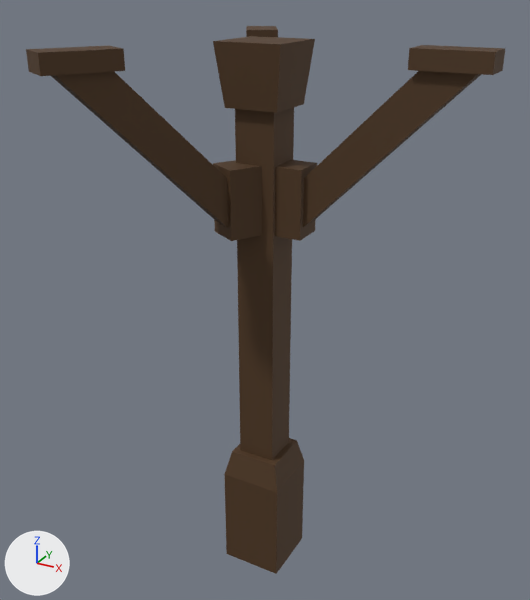
Two versions of the glTF model Assets/3D_Models/Column Modular Pieces.glb, one commit apart.
Both versions are drawn from a 50 mm lens placed at (2.49, -4.53, 4.68), pointed at (0.02, -0.03, 2.43). The lights are fixed; the arrows at lower left show +X, +Y and +Z. Where no turn or scale is listed for an object, it has been applied to the vertices. Vertices at the same position are counted once.

The first picture shows 'Base', 'Base.001', 'Simple', 'Simple.001', 'Simple.002', 'Simple.003', 'Support', 'Support.001', 'Top', 'Top.001'.
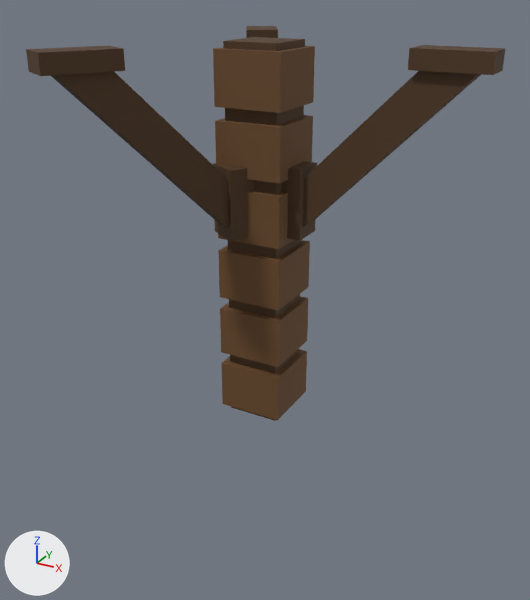
The newer file is also turned or shifted as a whole; pictures and numbers use the older file's frame.

What changed in the scene script:
```text
Change me_simple:
    where me_simple.from_pydata(...)  # 8 vertices, 12 faces; spans x -0.25..0.25, y -0.25..0.25, z 0.0..0.86
    me_simple part 1
    me_simple.vertices[0].co: (-0.25, 0.25, 0.0) -> (-0.2, 0.2, 1.5)
    me_simple.vertices[1].co: (-0.25, -0.25, 0.0) -> (-0.2, -0.2, 1.5)  # pixel (226, 553) -> pixel (231, 407)
    me_simple.vertices[2].co: (0.25, -0.25, 0.0) -> (0.2, -0.2, 1.5)  # pixel (276, 573) -> pixel (274, 420)
    me_simple.vertices[3].co: (0.25, 0.25, 0.0) -> (0.2, 0.2, 1.5)  # pixel (302, 538) -> not seen
    me_simple.vertices[4].co: (0.25, 0.25, 0.86) -> (0.2, 0.2, 4.3)  # pixel (304, 459) -> pixel (305, 39)
    me_simple.vertices[5].co: (0.25, -0.25, 0.86) -> (0.2, -0.2, 4.3)  # pixel (277, 492) -> pixel (277, 43)
    me_simple.vertices[6].co: (-0.25, -0.25, 0.86) -> (-0.2, -0.2, 4.3)  # pixel (224, 474) -> pixel (223, 41)
    me_simple.vertices[7].co: (-0.25, 0.25, 0.86) -> (-0.2, 0.2, 4.3)  # not seen -> pixel (253, 37)
Change me_simple_001:
    where me_simple_001.from_pydata(...)  # 8 vertices, 12 faces; spans x -0.25..0.25, y -0.25..0.25, z 0.0..0.215
    remove me_simple_001.materials.append(mat_sticks_and_stones_mat_0_0_1_000)  # brown #4e351b
    me_simple_001 part 2
    me_simple_001.vertices[0].co: (-0.25, 0.25, 0.0) -> (-0.25, 0.25, 1.06)
    me_simple_001.vertices[1].co: (-0.25, -0.25, 0.0) -> (-0.25, -0.25, 1.06)  # pixel (224, 474) -> pixel (221, 362)
    me_simple_001.vertices[2].co: (0.25, -0.25, 0.0) -> (-0.25, -0.25, 0.687)  # pixel (277, 492) -> pixel (222, 403)
    me_simple_001.vertices[3].co: (0.25, 0.25, 0.0) -> (-0.25, 0.25, 0.687)  # pixel (304, 459) -> not seen
    me_simple_001.vertices[4].co: (0.2, 0.2, 0.215) -> (0.25, 0.25, 0.687)  # pixel (296, 440) -> pixel (305, 391)
    me_simple_001.vertices[5].co: (0.2, -0.2, 0.215) -> (0.25, -0.25, 0.687)  # pixel (274, 465) -> pixel (277, 420)
    me_simple_001.vertices[6].co: (-0.2, -0.2, 0.215) -> (0.25, -0.25, 1.06)  # pixel (232, 451) -> pixel (277, 378)
    me_simple_001.vertices[7].co: (-0.2, 0.2, 0.215) -> (0.25, 0.25, 1.06)  # not seen -> pixel (306, 351)
    add me_simple_001.materials.append(mat_sticks_and_stones_mat_1_1_1_000)  # brown #6a4927
Change me_simple_002:
    where me_simple_002.from_pydata(...)  # 8 vertices, 12 faces; spans x -0.15..0.15, y -0.15..0.15, z 0.0..2.8
    remove me_simple_002.materials.append(mat_sticks_and_stones_mat_0_0_1_000)  # brown #4e351b
    me_simple_002 part 3
    me_simple_002.vertices[0].co: (-0.15, 0.15, 0.0) -> (-0.25, 0.25, 1.31)
    me_simple_002.vertices[1].co: (-0.15, -0.15, 0.0) -> (-0.25, -0.25, 1.31)  # pixel (240, 449) -> pixel (219, 308)
    me_simple_002.vertices[2].co: (0.15, -0.15, 0.0) -> (-0.25, -0.25, 0.94)  # pixel (272, 460) -> pixel (221, 352)
    me_simple_002.vertices[3].co: (0.15, 0.15, 0.0) -> (-0.25, 0.25, 0.94)  # pixel (288, 441) -> not seen
    me_simple_002.vertices[4].co: (0.15, 0.15, 2.8) -> (0.25, 0.25, 0.94)  # not seen -> pixel (307, 340)
    me_simple_002.vertices[5].co: (0.15, -0.15, 2.8) -> (0.25, -0.25, 0.94)  # pixel (273, 111) -> pixel (278, 367)
    me_simple_002.vertices[6].co: (-0.15, -0.15, 2.8) -> (0.25, -0.25, 1.31)  # not seen -> pixel (278, 322)
    me_simple_002.vertices[7].co: (-0.15, 0.15, 2.8) -> (0.25, 0.25, 1.31)  # not seen -> pixel (308, 298)
    add me_simple_002.materials.append(mat_sticks_and_stones_mat_1_1_1_000)  # brown #6a4927
Change me_simple_003:
    where me_simple_003.from_pydata(...)  # 8 vertices, 12 faces; spans x -0.25..0.25, y -0.25..0.25, z 0.0..0.43
    remove me_simple_003.materials.append(mat_sticks_and_stones_mat_0_0_1_000)  # brown #4e351b
    me_simple_003 part 4
    me_simple_003.vertices[0].co: (0.25, 0.25, 0.43) -> (-0.25, 0.25, -1.017)  # pixel (315, 38) -> not seen
    me_simple_003.vertices[1].co: (0.25, -0.25, 0.43) -> (-0.25, -0.25, -1.017)  # pixel (280, 44) -> pixel (218, 250)
    me_simple_003.vertices[2].co: (-0.25, -0.25, 0.43) -> (-0.25, -0.25, -1.39)  # pixel (212, 41) -> pixel (219, 297)
    me_simple_003.vertices[3].co: (-0.25, 0.25, 0.43) -> (-0.25, 0.25, -1.39)  # pixel (250, 36) -> not seen
    me_simple_003.vertices[4].co: (-0.2, 0.2, 0.0) -> (0.25, 0.25, -1.39)  # not seen -> pixel (308, 287)
    me_simple_003.vertices[5].co: (-0.2, -0.2, 0.0) -> (0.25, -0.25, -1.39)  # pixel (224, 108) -> pixel (278, 310)
    me_simple_003.vertices[6].co: (0.2, -0.2, 0.0) -> (0.25, -0.25, -1.017)  # pixel (276, 112) -> pixel (278, 262)
    me_simple_003.vertices[7].co: (0.2, 0.2, 0.0) -> (0.25, 0.25, -1.017)  # pixel (303, 104) -> pixel (309, 241)
    add me_simple_003.materials.append(mat_sticks_and_stones_mat_1_1_1_000)  # brown #6a4927
Add ob_simple_006:
    ob_simple_006 = bpy.data.objects.new('Simple.006', me_simple_006)  # a box spanning x -0.25..0.25, y -0.25..0.25, z -0.187..0.187; in mat_sticks_and_stones_mat_1_1_1_000 (brown #6a4927)
    ob_simple_006.location = (0.0, 0.0, 4.067)
Add ob_simple_005:
    ob_simple_005 = bpy.data.objects.new('Simple.005', me_simple_005)  # a box spanning x -0.25..0.25, y -0.25..0.25, z -0.187..0.187; in mat_sticks_and_stones_mat_1_1_1_000 (brown #6a4927)
    ob_simple_005.location = (0.0, 0.0, 3.6)
Add ob_simple_004:
    ob_simple_004 = bpy.data.objects.new('Simple.004', me_simple_004)  # a box spanning x -0.25..0.25, y -0.25..0.25, z -0.187..0.187; in mat_sticks_and_stones_mat_1_1_1_000 (brown #6a4927)
    ob_simple_004.location = (0.0, 0.0, 3.133)
```

Boxes [x1, y1, x2, y2] around the edits, measured in the pictures (530 x 600 px):
'Simple.002', recoloured, reshaped: before [235, 108, 294, 460]; after [220, 296, 308, 367]
'Simple.003', recoloured, reshaped: before [213, 36, 315, 113]; after [218, 240, 310, 310]
'Simple', reshaped: before [224, 461, 304, 574]; after [223, 37, 305, 421]
'Simple.001', recoloured, reshaped (9% wider, 31% taller): before [225, 438, 304, 492]; after [221, 349, 307, 420]
'Simple.006', added (brown): after [213, 46, 315, 113]
'Simple.005', added (brown): after [215, 115, 313, 184]
'Simple.004', added (brown): after [218, 191, 294, 249]
